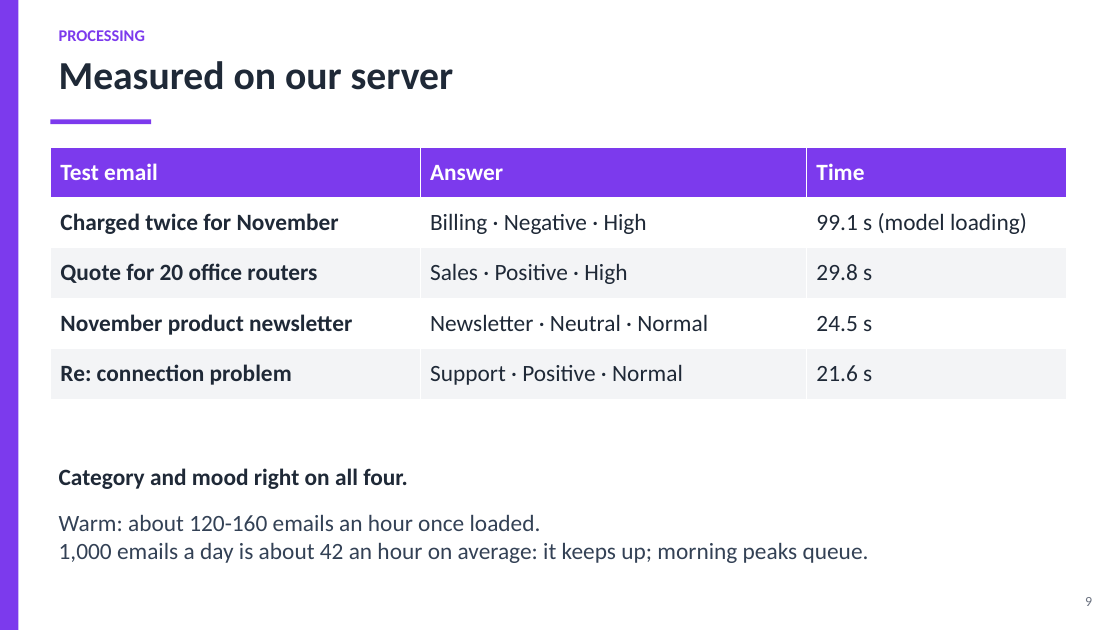
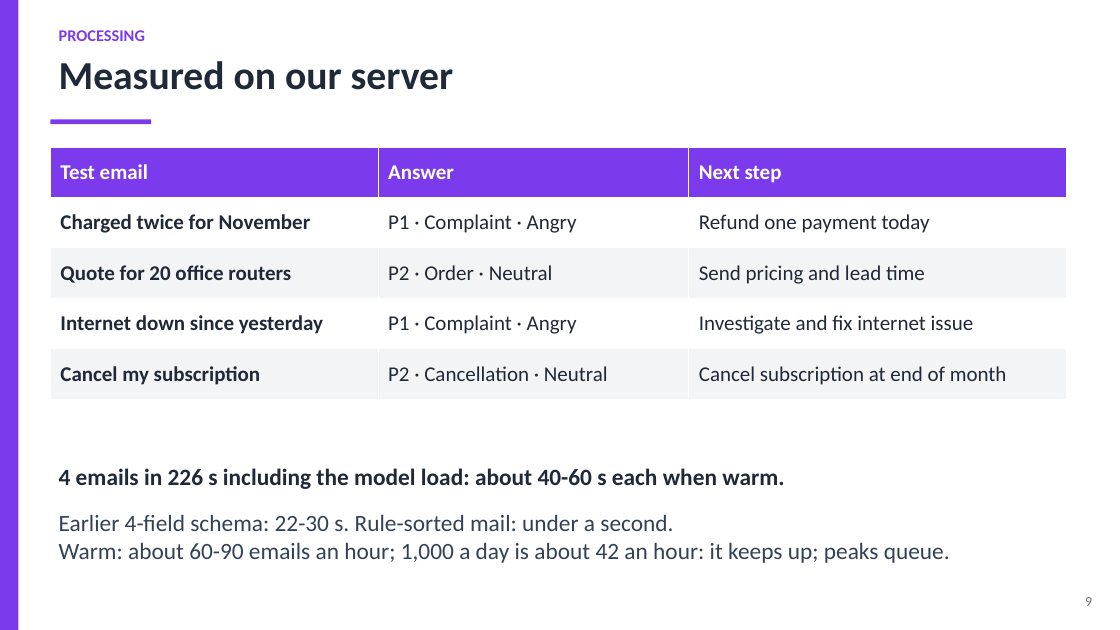
Before and after one commit to Olwethu-Dlamini/mailflow, a slide deck: slide 9 of deck/MailFlow.pptx. Drawn at 1120x630 pixels with LibreOffice and Linux fonts; fonts in the diff are those of the drawing. Boxes give left, top, right and bottom in pixels: in the first picture for what was removed or moved away, otherwise in the second. Text is boxed around its words. In the diff, an @@ line names an element or a change of style, - is before the commit and + after.

Commit message:
Customer-service sorting: type, priority, mood, needs reply, next step; open/waiting/done pages

```diff
--- a/deck/MailFlow.pptx
+++ b/deck/MailFlow.pptx
@@ table at bbox=[50, 147, 1067, 399] @@
-row 1, column 3: Time
+row 1, column 3: Next step
-row 2, column 2: Billing · Negative · High
+row 2, column 2: P1 · Complaint · Angry
-row 2, column 3: 99.1 s (model loading)
+row 2, column 3: Refund one payment today
-row 3, column 2: Sales · Positive · High
+row 3, column 2: P2 · Order · Neutral
-row 3, column 3: 29.8 s
+row 3, column 3: Send pricing and lead time
-row 4: November product newsletter | Newsletter · Neutral · Normal | 24.5 s
+row 4: Internet down since yesterday | P1 · Complaint · Angry | Investigate and fix internet issue
-row 5: Re: connection problem | Support · Positive · Normal | 21.6 s
+row 5: Cancel my subscription | P2 · Cancellation · Neutral | Cancel subscription at end of month
@@ size 20 to 18 pt in "Test email", "Answer", "Charged twice for November", "Quote for 20 office routers" @@
@@ text at bbox=[59, 468, 784, 489]: text changed @@
-Category and mood right on all four.
+4 emails in 226 s including the model load: about 40-60 s each when warm.
@@ text at bbox=[59, 514, 950, 563]: text changed @@
-Warm: about 120-160 emails an hour once loaded.
-1,000 emails a day is about 42 an hour on average: it keeps up; morning peaks queue.
+Earlier 4-field schema: 22-30 s. Rule-sorted mail: under a second.
+Warm: about 60-90 emails an hour; 1,000 a day is about 42 an hour: it keeps up; peaks queue.
```
Also in this commit, not shown: 5 other slides changed, 20 other files.
